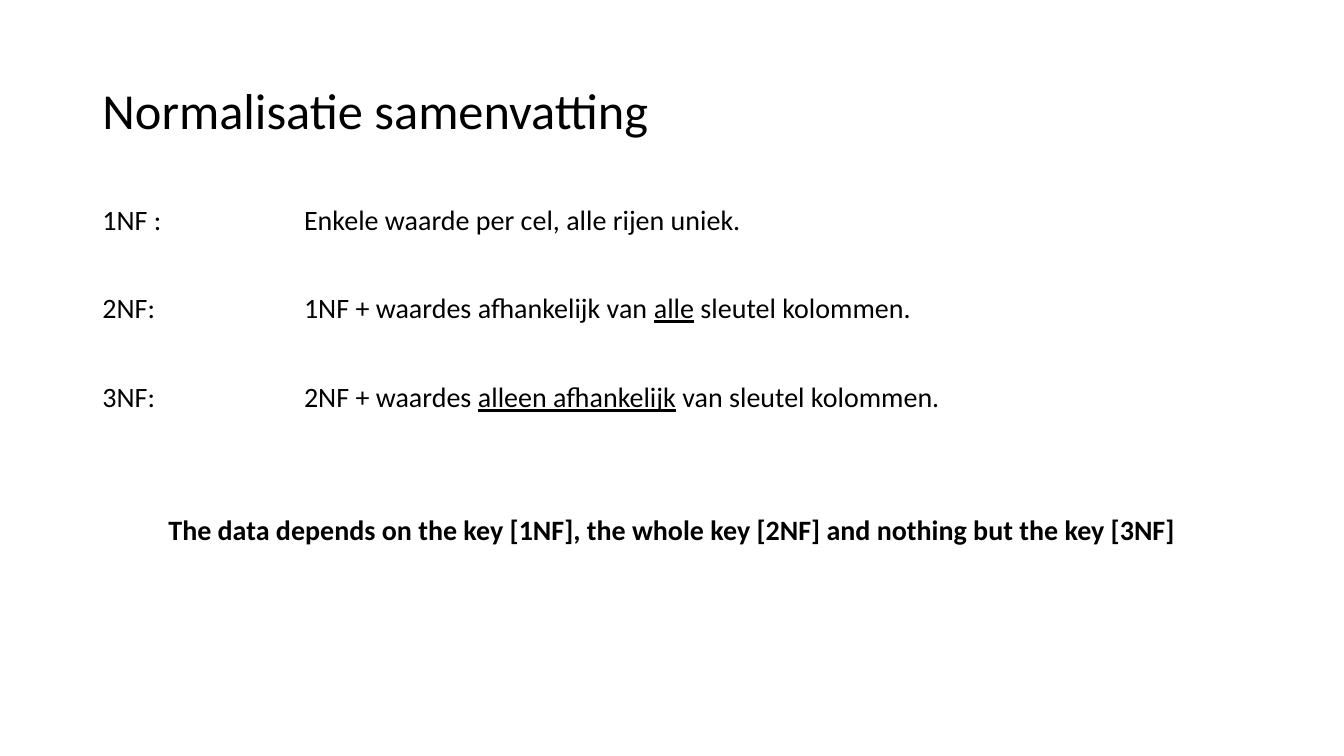
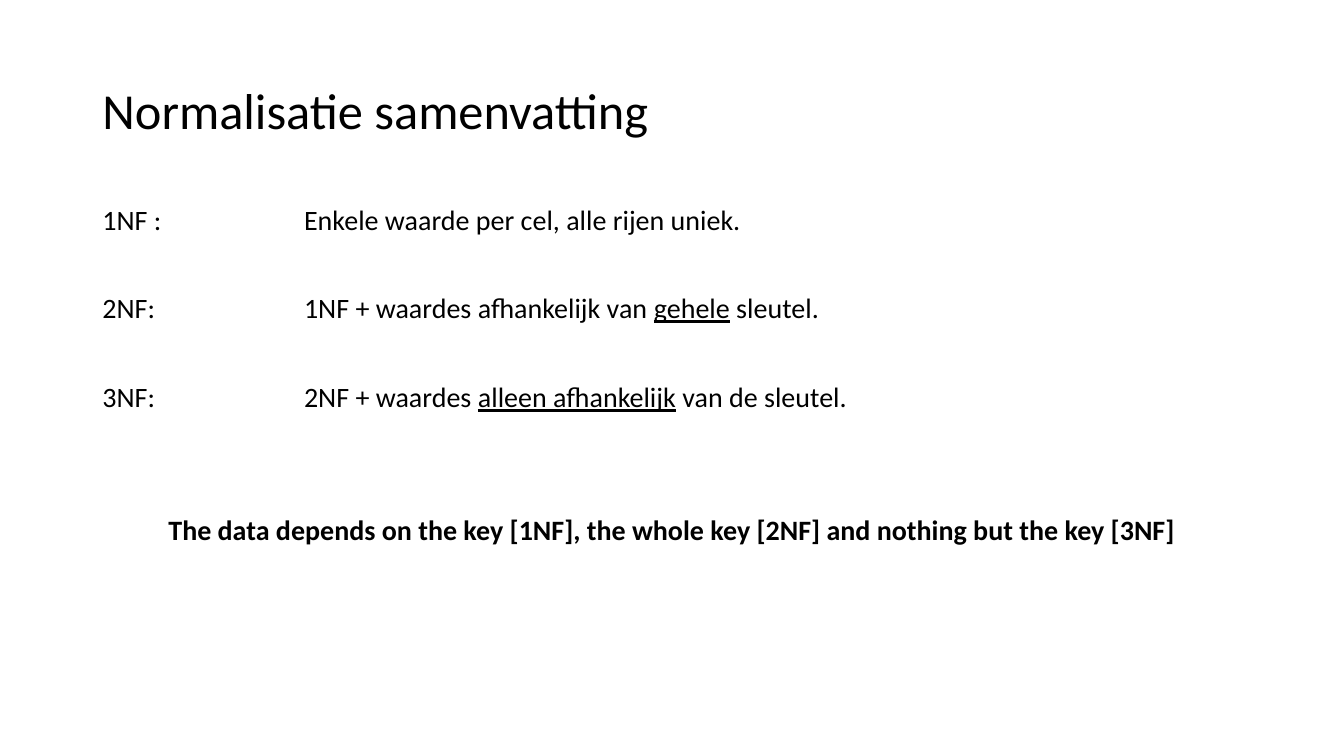
Before and after one commit to LFKoning/knowledge-sharing, a slide deck: slide 17 of sql_course/2_database_design/2_database_design.pptx (slide 14 before the commit). Drawn at 1344x756 pixels with LibreOffice and Linux fonts; fonts in the diff are those of the drawing. Boxes give left, top, right and bottom in pixels: in the first picture for what was removed or moved away, otherwise in the second. Text is boxed around its words. In the diff, an @@ line names an element or a change of style, - is before the commit and + after.

```diff
--- a/sql_course/2_database_design/2_database_design.pptx
+++ b/sql_course/2_database_design/2_database_design.pptx
@@ text at box(102, 298, 847, 412): text changed @@
-2NF: 1NF + waardes afhankelijk van alle sleutel kolommen.
-3NF: 2NF + waardes alleen afhankelijk van sleutel kolommen.
+2NF: 1NF + waardes afhankelijk van gehele sleutel.
+3NF: 2NF + waardes alleen afhankelijk van de sleutel.
```
Also in this commit, not shown: 28 other slides changed, 17 slides added, 10 slides removed, 8 other files.
